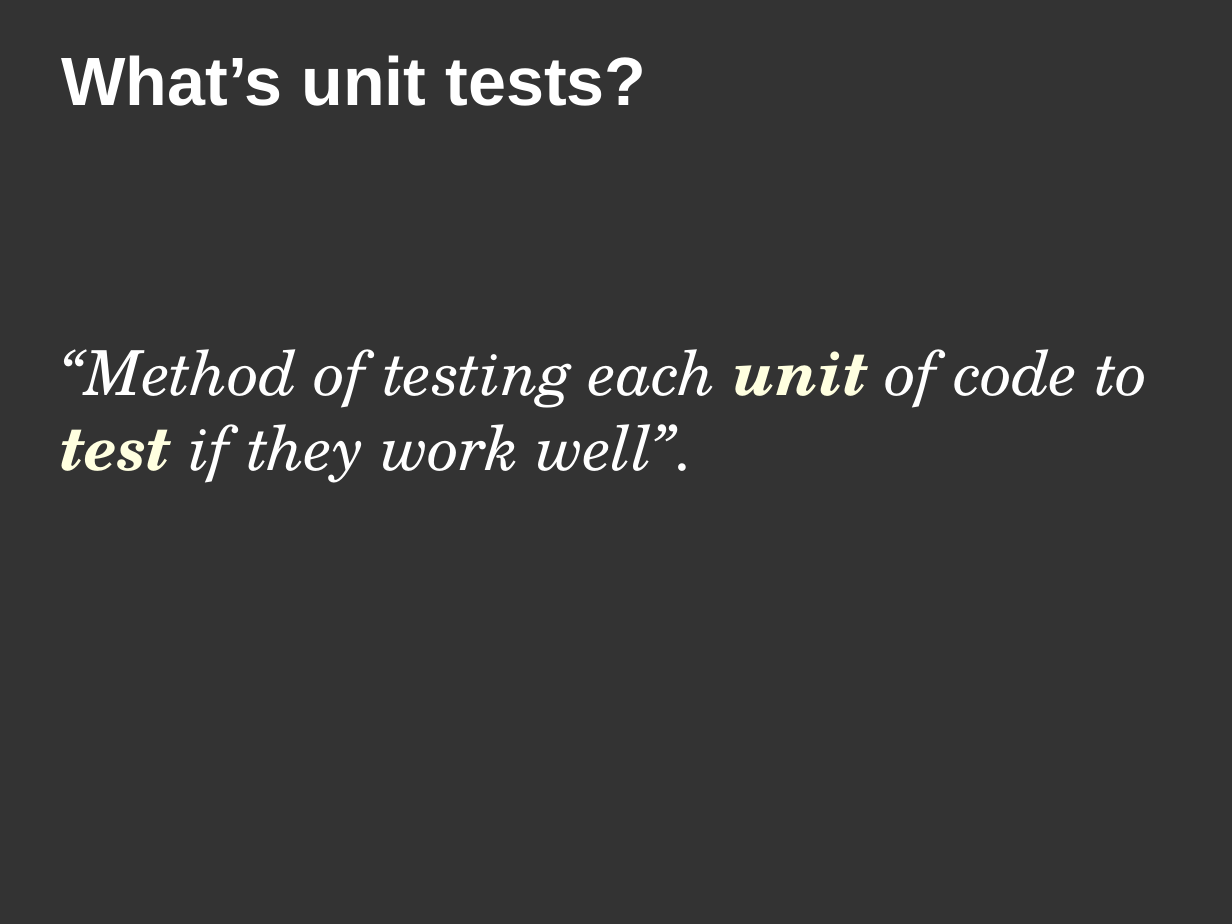
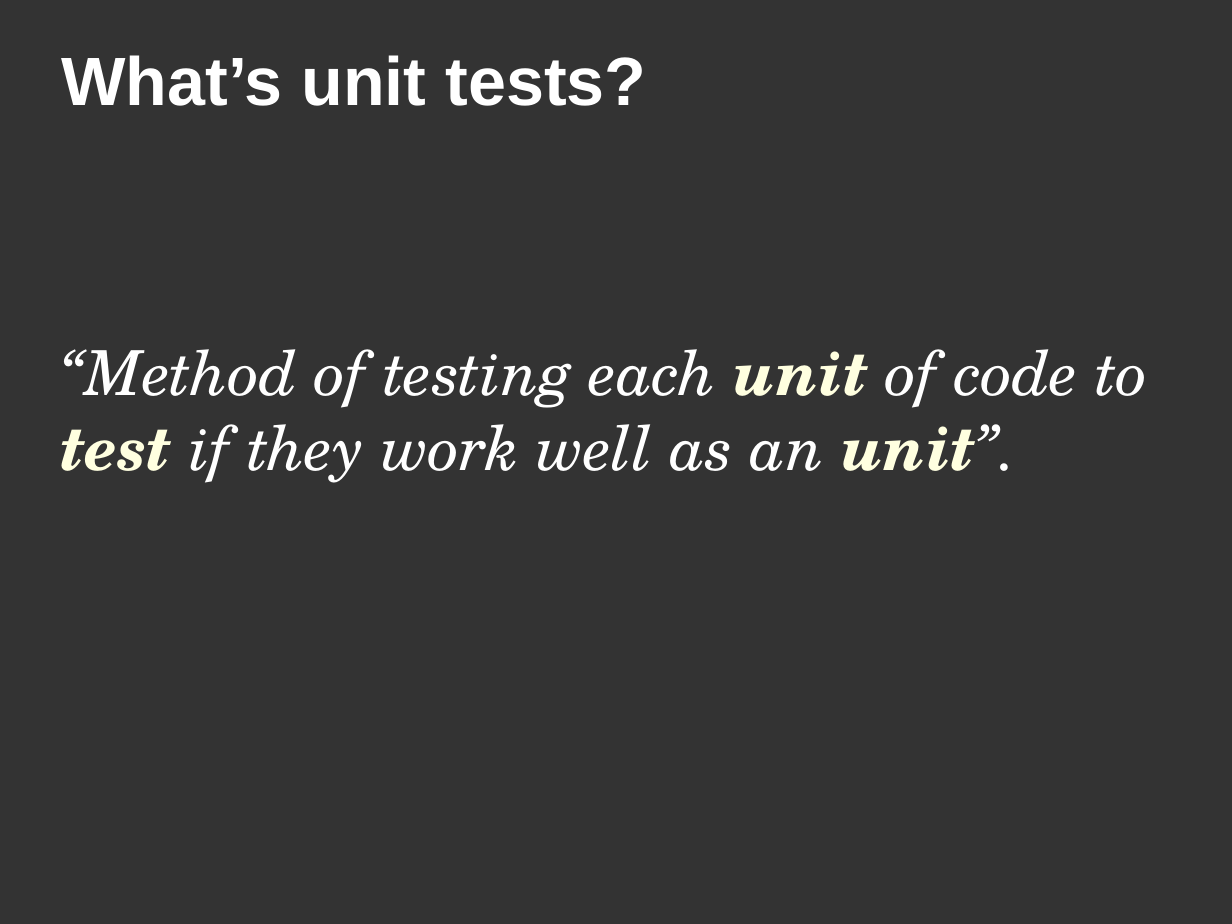
Before and after one commit to DanYellow/presentations, a slide deck: slide 3 of unit-tests/presentation.odp. Drawn at 1232x924 pixels with LibreOffice and Linux fonts; fonts in the diff are those of the drawing. Boxes give left, top, right and bottom in pixels: in the first picture for what was removed or moved away, otherwise in the second. Text is boxed around its words. In the diff, an @@ line names an element or a change of style, - is before the commit and + after.

Commit message:
Updates presentation and adds new tests

```diff
--- a/unit-tests/presentation.odp
+++ b/unit-tests/presentation.odp
@@ title at (61,349,1148,483): text changed @@
-“Method of testing each unit of code to test if they work well”.
+“Method of testing each unit of code to test if they work well as an unit”.
```
Also in this commit, not shown: 5 other slides changed, 2 slides added, 4 other files.
